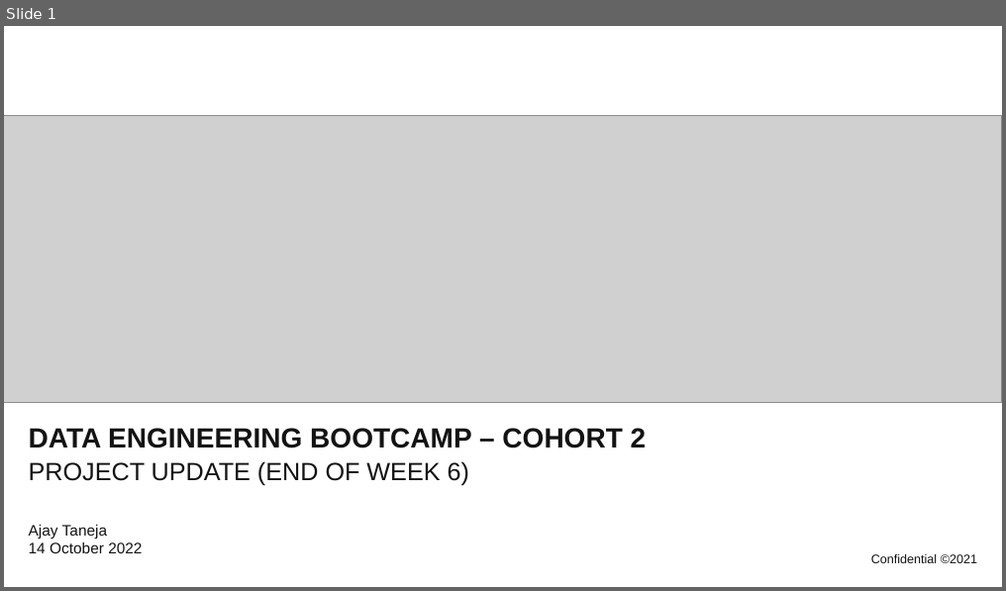
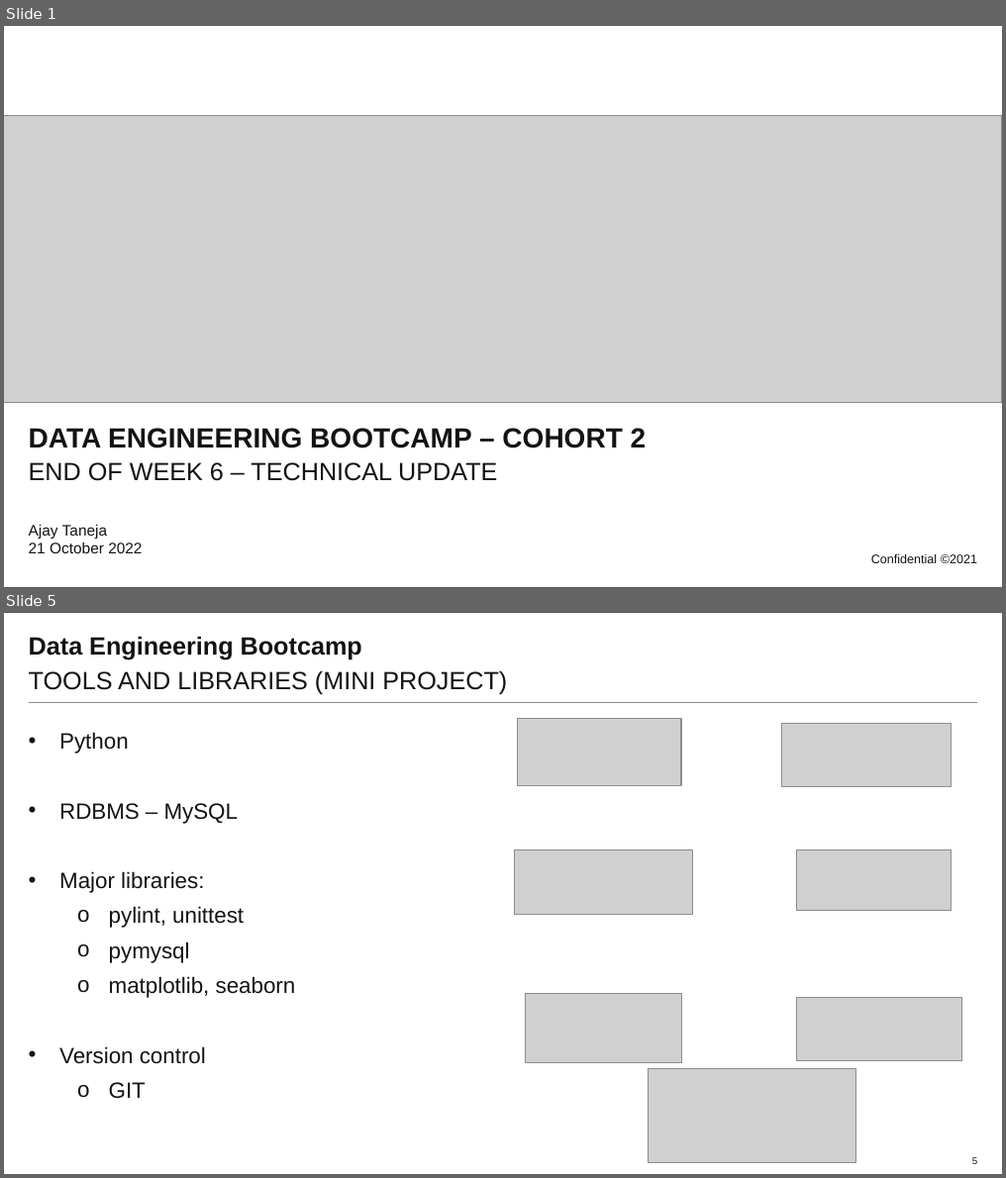
Before and after one commit to atanejajlr/week_5_v3, a slide deck: presentation/project_presentation.pptx. Shown one above the other, each under a label of ours: slide 1 before the commit, slides 1 and 5 after it; the slides between them are not shown. The pictures are 1006x591 and 1006x1178 pixels, drawn with LibreOffice and Linux fonts; fonts in the diff are those of the drawing; grey boxes stand for pictures; background and template pictures are left out. Boxes give left, top, right and bottom in pixels: in the first picture for what was removed or moved away, otherwise in the second. Text is boxed around its words. In the diff, an @@ line names an element or a change of style, - is before the commit and + after.

```diff
--- a/presentation/project_presentation.pptx
+++ b/presentation/project_presentation.pptx
@@ slide 5 added at (x1=4, y1=613, x2=1002, y2=1174), background #FFFFFF; not listed: 1 template element that a slide beside it also shows @@
@@ title added at (x1=29, y1=636, x2=362, y2=661), 18 pt, text #131313, bold @@
+Data Engineering Bootcamp
@@ subtitle added at (x1=29, y1=670, x2=507, y2=695), 18 pt, text #131313 @@
+TOOLS AND LIBRARIES (MINI PROJECT)
@@ picture added at (x1=518, y1=718, x2=681, y2=785) @@
@@ picture added at (x1=781, y1=724, x2=951, y2=787) @@
@@ text added at (x1=59, y1=732, x2=296, y2=1099), 16 pt, text #131313 @@
+• Python
+• RDBMS – MySQL
+• Major libraries:
+  o pylint, unittest
+  o pymysql
+  o matplotlib, seaborn
+• Version control
+  o GIT
@@ picture added at (x1=514, y1=851, x2=693, y2=914) @@
@@ picture added at (x1=797, y1=851, x2=951, y2=910) @@
@@ picture added at (x1=525, y1=994, x2=680, y2=1064) @@
@@ picture added at (x1=797, y1=997, x2=963, y2=1061) @@
@@ picture added at (x1=648, y1=1069, x2=856, y2=1161) @@
@@ page number added at (x1=972, y1=1157, x2=977, y2=1164), 7 pt, text #131313 @@
+5
@@ slide 1 changed as well @@
@@ subtitle at (x1=29, y1=463, x2=497, y2=481): text changed @@
-PROJECT UPDATE (END OF WEEK 6)
+END OF WEEK 6 – TECHNICAL UPDATE
@@ text at (x1=29, y1=525, x2=142, y2=554): text changed @@
-Ajay Taneja
-14 October 2022
+Ajay Taneja
+21 October 2022
```
Also in this commit, not shown: 7 other slides added, 12 slides removed, 6 other files.
